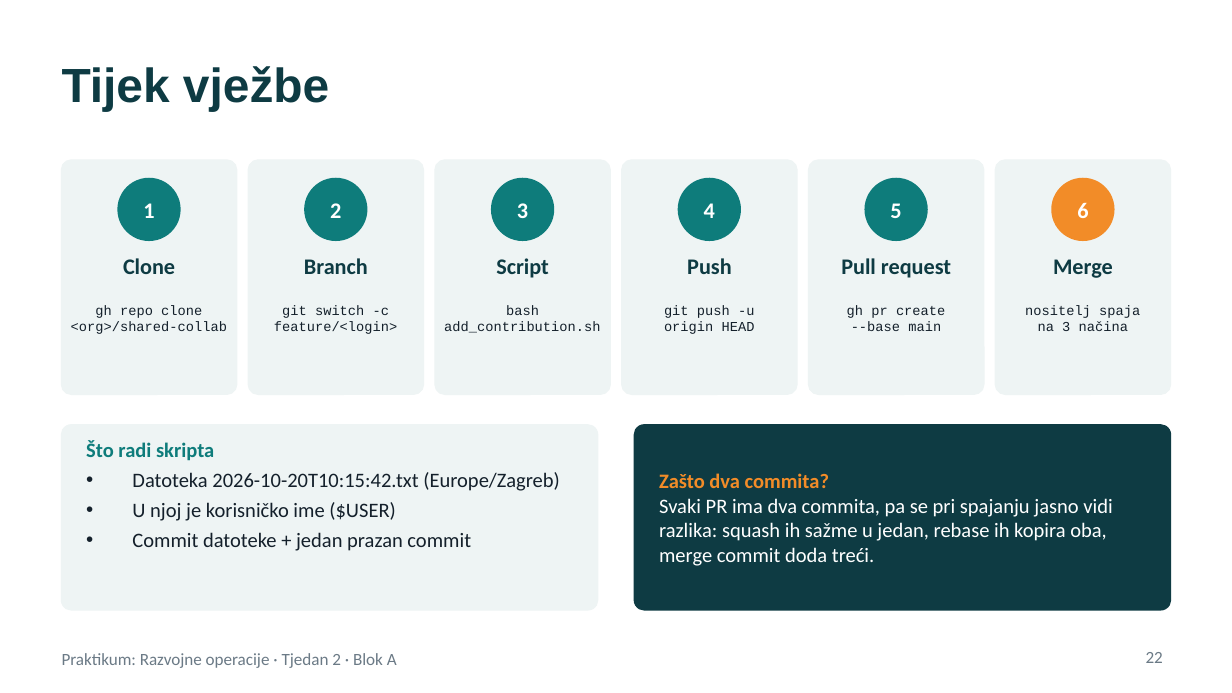
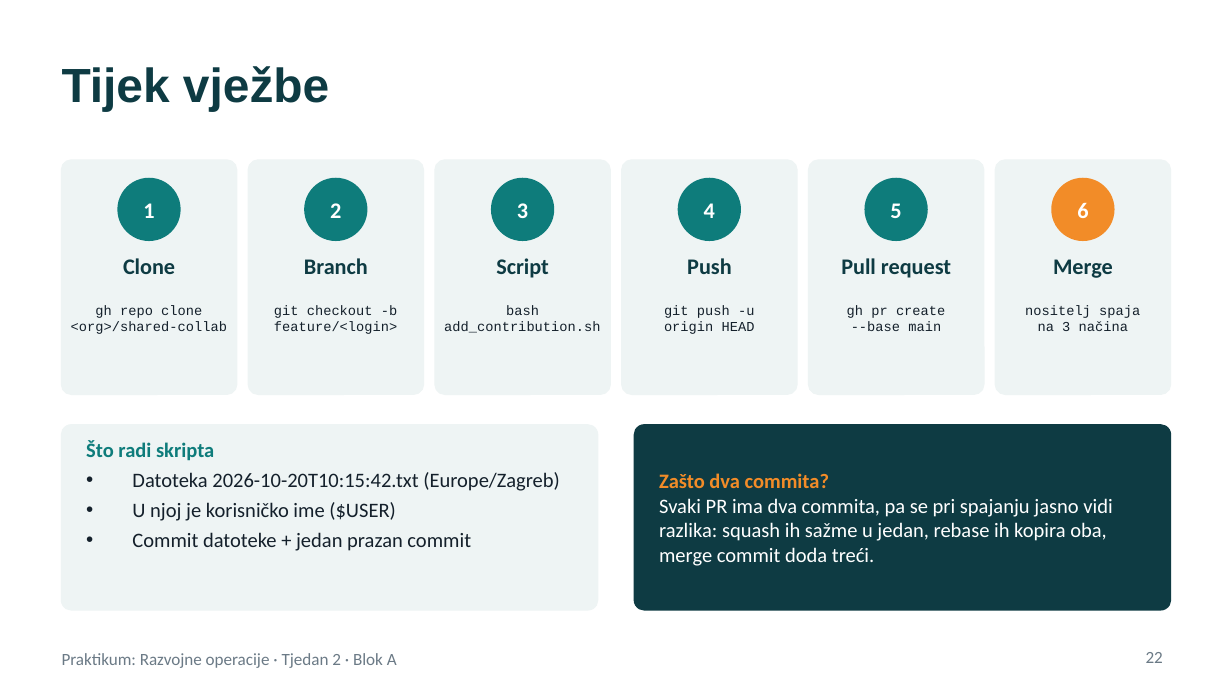
Before and after one commit to unipu-praktikum-razvojne-operacije/praktikum, a slide deck: slide 22 of 2. Verzioniranje, strategije, kolaboracija u git-u, Ollama/blok-a-predavanje.pptx. Drawn at 1232x693 pixels with LibreOffice and Linux fonts; fonts in the diff are those of the drawing. Boxes give left, top, right and bottom in pixels: in the first picture for what was removed or moved away, otherwise in the second. Text is boxed around its words. In the diff, an @@ line names an element or a change of style, - is before the commit and + after.

```diff
--- a/2. Verzioniranje, strategije, kolaboracija u git-u, Ollama/blok-a-predavanje.pptx
+++ b/2. Verzioniranje, strategije, kolaboracija u git-u, Ollama/blok-a-predavanje.pptx
@@ text at (x1=274, y1=305, x2=397, y2=318): text changed @@
-git switch -c
+git checkout -b
```
Also in this commit, not shown: 6 other slides changed, 45 other files.
